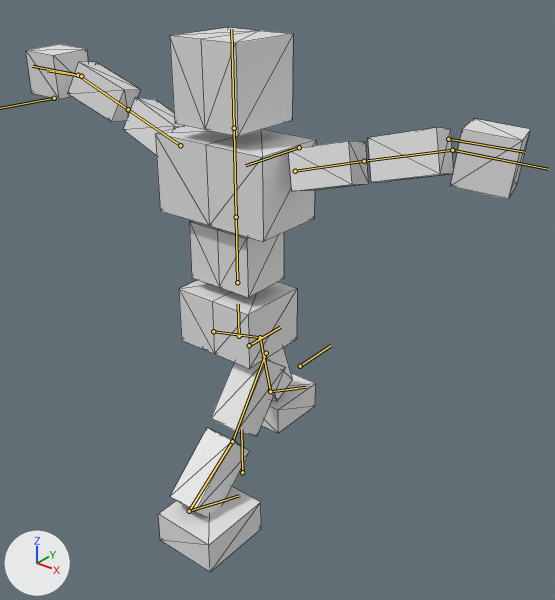
The glTF model BrowserGame/public/models/animateblend2.glb: old version first, new version second.
Rendered twice from a 50 mm camera at (12.4, -13.82, 9.88) aimed at (0.91, 0.54, 0.98). Every picture has the same lights, and +X, +Y and +Z are marked at lower left. Both versions are drawn at frame 24 of the action 'feet.run'; the numbers are the values there. The bones that bend it are drawn over the model as lines. Mesh edges are drawn as thin lines.

In view in the first picture: '立方体'.
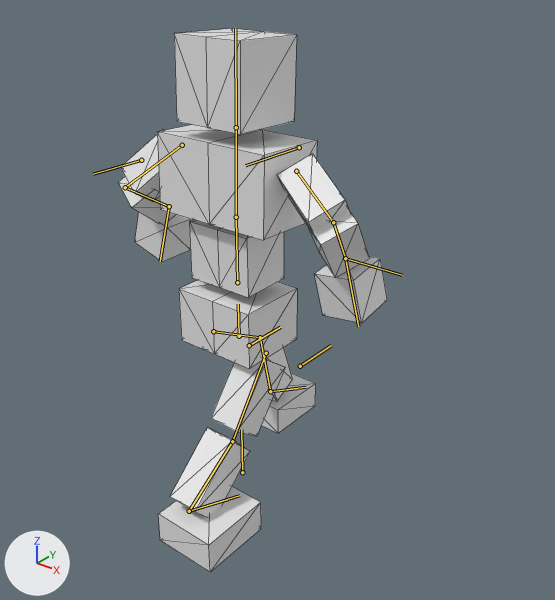
Patch to the scene script:
```diff
--- a/BrowserGame/public/models/animateblend2.glb.py
+++ b/BrowserGame/public/models/animateblend2.glb.py
@@ bone_chest @@
 bone_chest = bpy.data.objects['アーマチュア'].pose.bones['chest']  # child of 'waist'
-bone_chest.rotation_quaternion = (1.0, 0.0, 0.0, 0.0)  # degrees (0, 0, 0)
+bone_chest.rotation_quaternion = (1.0, -0.016, 0.0, 0.0)  # degrees (-2, 0, 0)
@@ bone_upper_arm_r @@
 bone_upper_arm_r = bpy.data.objects['アーマチュア'].pose.bones['upper arm.R']  # child of 'chest'
-bone_upper_arm_r.rotation_quaternion = (0.976, 0.01, 0.106, -0.192)  # degrees (-1, 12, -22)
+bone_upper_arm_r.rotation_quaternion = (0.869, 0.159, 0.259, 0.391)  # degrees (30, 19, 54)
@@ bone_forearm_r @@
 bone_forearm_r = bpy.data.objects['アーマチュア'].pose.bones['forearm.R']  # child of 'upper arm.R'
-bone_forearm_r.rotation_quaternion = (0.993, 0.116, 0.0, -0.002)  # degrees (13, 0, 0)
+bone_forearm_r.rotation_quaternion = (0.737, -0.676, 0.0, 0.014)  # degrees (-85, 1, 1)
@@ bone_hand_r @@
 bone_hand_r = bpy.data.objects['アーマチュア'].pose.bones['hand.R']  # child of 'forearm.R'
-bone_hand_r.rotation_quaternion = (0.971, -0.097, -0.12, 0.183)  # degrees (-14, -11, 23)
+bone_hand_r.rotation_quaternion = (0.878, 0.437, -0.183, 0.071)  # degrees (53, -23, -2)
@@ bone_upper_arm_l @@
 bone_upper_arm_l = bpy.data.objects['アーマチュア'].pose.bones['upper arm.L']  # child of 'chest'
-bone_upper_arm_l.rotation_quaternion = (0.982, -0.062, -0.096, 0.15)  # degrees (-9, -10, 18)
+bone_upper_arm_l.rotation_quaternion = (0.865, 0.037, -0.439, -0.242)  # degrees (24, -48, -42)
@@ bone_forearm_l @@
 bone_forearm_l = bpy.data.objects['アーマチュア'].pose.bones['forearm.L']  # child of 'upper arm.L'
-bone_forearm_l.rotation_quaternion = (1.0, 0.0, 0.0, 0.0)  # degrees (0, 0, 0)
+bone_forearm_l.rotation_quaternion = (0.72, -0.693, 0.0, -0.015)  # degrees (-88, -1, -1)
@@ bone_hand_l @@
 bone_hand_l = bpy.data.objects['アーマチュア'].pose.bones['hand.L']  # child of 'forearm.L'
-bone_hand_l.rotation_quaternion = (0.976, -0.074, 0.116, -0.167)  # degrees (-11, 12, -21)
+bone_hand_l.rotation_quaternion = (0.843, 0.292, 0.452, 0.007)  # degrees (50, 49, 25)
```

Location of each change, [x1, y1, x2, y2] in pixels of the pictures (555 x 600 px):
'立方体', posed (47% narrower)
    before: [26, 27, 530, 572]
    after: [118, 28, 387, 572]
bone 'chest', root to tip
    before: (236, 217) to (234, 128)
    after: (236, 217) to (236, 127)
bone 'upper arm.R', root to tip
    before: (180, 145) to (128, 109)
    after: (182, 145) to (125, 187)
bone 'forearm.R', root to tip
    before: (128, 109) to (78, 75)
    after: (125, 187) to (169, 206)
bone 'hand.R', root to tip
    before: (78, 75) to (32, 66)
    after: (169, 206) to (160, 261)
bone 'upper arm.L', root to tip
    before: (295, 171) to (364, 161)
    after: (296, 171) to (333, 222)
bone 'forearm.L', root to tip
    before: (364, 161) to (452, 150)
    after: (333, 222) to (345, 258)
bone 'hand.L', root to tip
    before: (452, 150) to (548, 169)
    after: (345, 258) to (358, 326)
